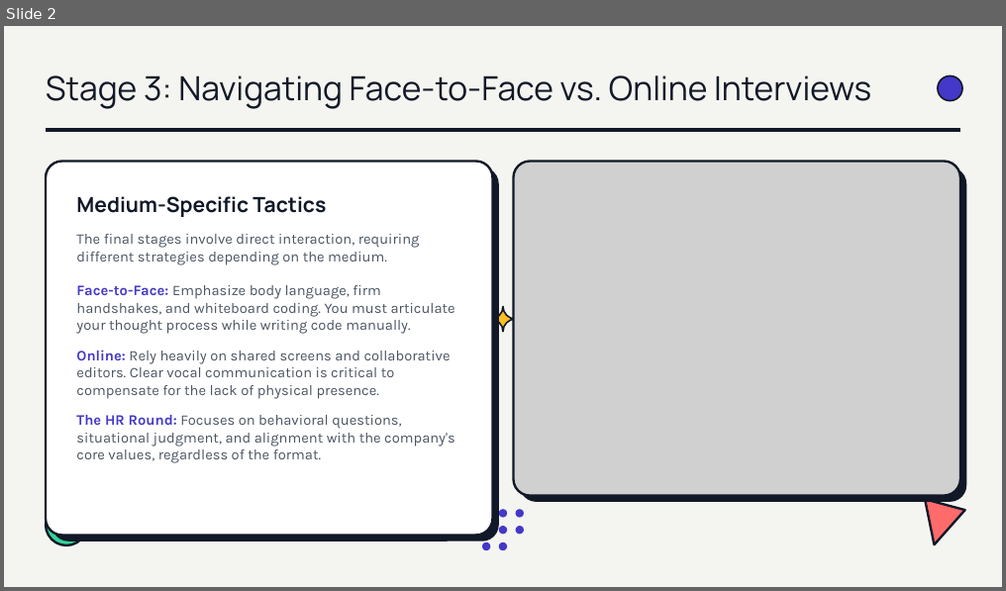
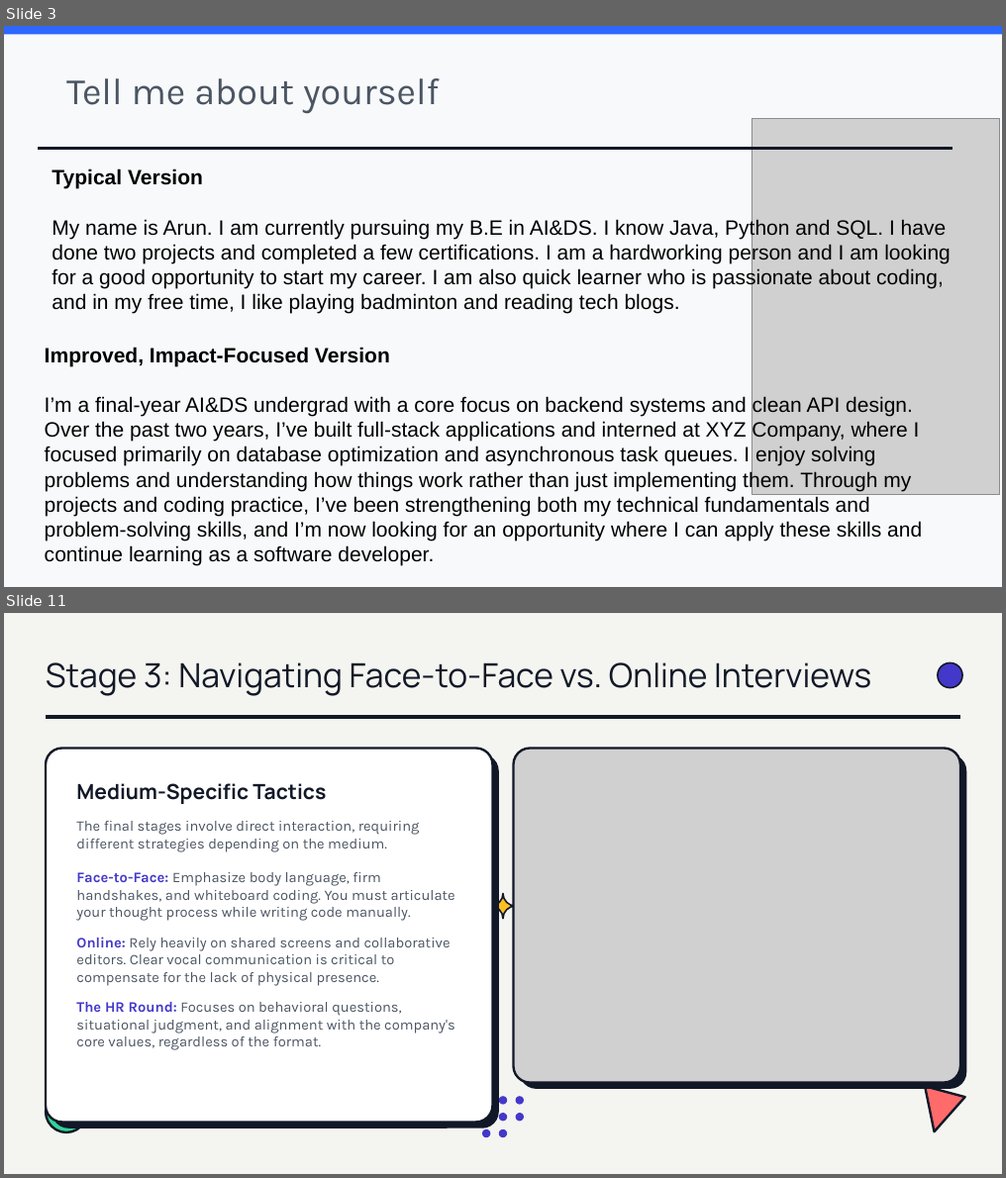
Before and after one commit to brinda-25/workshop, a slide deck: Day4/Mastering_Interview.pptx. Shown one above the other, each under a label of ours: slide 2 before the commit, slides 3 and 11 after it; the slides between them are not shown. The pictures are 1006x591 and 1006x1178 pixels, drawn with LibreOffice and Linux fonts; fonts in the diff are those of the drawing; grey boxes stand for pictures; background and template pictures are left out. Boxes give left, top, right and bottom in pixels: in the first picture for what was removed or moved away, otherwise in the second. Text is boxed around its words. In the diff, an @@ line names an element or a change of style, - is before the commit and + after.

```diff
--- a/Day4/Mastering_Interview.pptx
+++ b/Day4/Mastering_Interview.pptx
@@ slide 3 added at [4,26,1002,587], background picture (left out) @@
@@ rectangle added at [4,26,1002,587], fill #F8F9FA @@
@@ rectangle added at [4,26,1002,34], fill #2D68FE @@
@@ text added at [66,78,439,114], 36 pt, text #4B5563 @@
+Tell me about yourself
@@ picture added at [751,119,1000,495] @@
@@ line added from (38, 148) to (953, 148), #111827 3 pt @@
@@ text added at [52,169,950,314], 20 pt, text #000000 @@
+Typical Version
+My name is Arun. I am currently pursuing my B.E in AI&DS. I know Java, Python and SQL. I have done two projects and completed a few certifications. I am a hardworking person and I am looking for a good opportunity to start my career. I am also quick learner who is passionate about coding, and in my free time, I like playing badminton and reading tech blogs.
@@ text added at [45,347,922,567], 20 pt, text #000000 @@
+Improved, Impact-Focused Version
+I’m a final-year AI&DS undergrad with a core focus on backend systems and clean API design. Over the past two years, I’ve built full-stack applications and interned at XYZ Company, where I focused primarily on database optimization and asynchronous task queues. I enjoy solving problems and understanding how things work rather than just implementing them. Through my projects and coding practice, I’ve been strengthening both my technical fundamentals and problem-solving skills, and I’m now looking for an opportunity where I can apply these skills and continue learning as a software developer.
@@ what was slide 2 is now slide 11 @@
```
Also in this commit, not shown: 8 other slides added.
